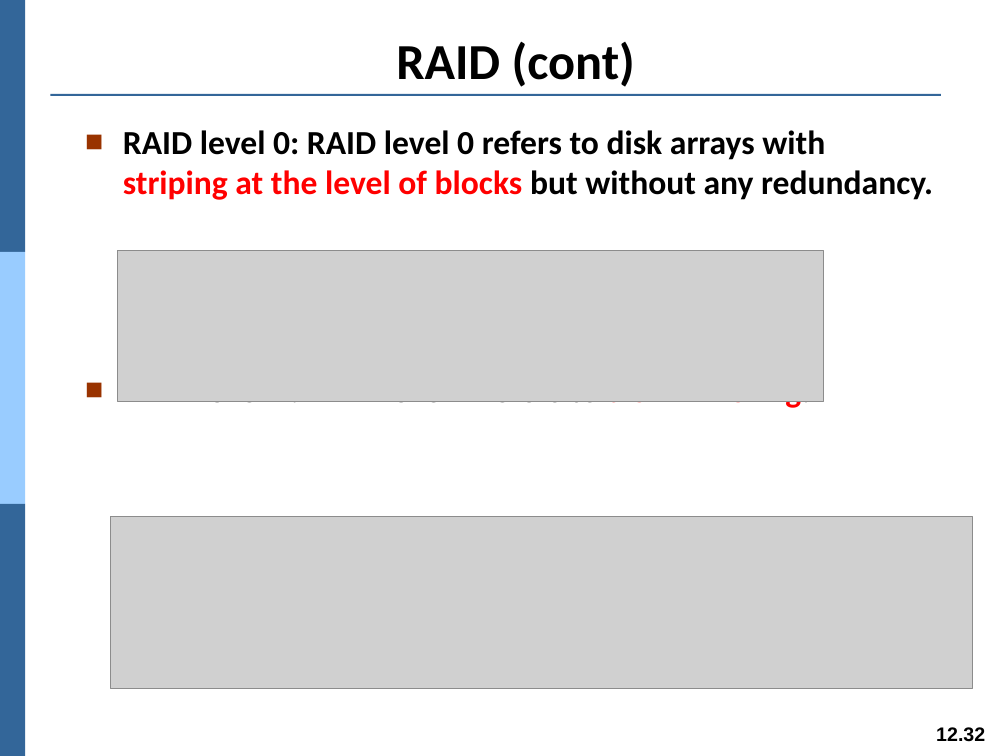
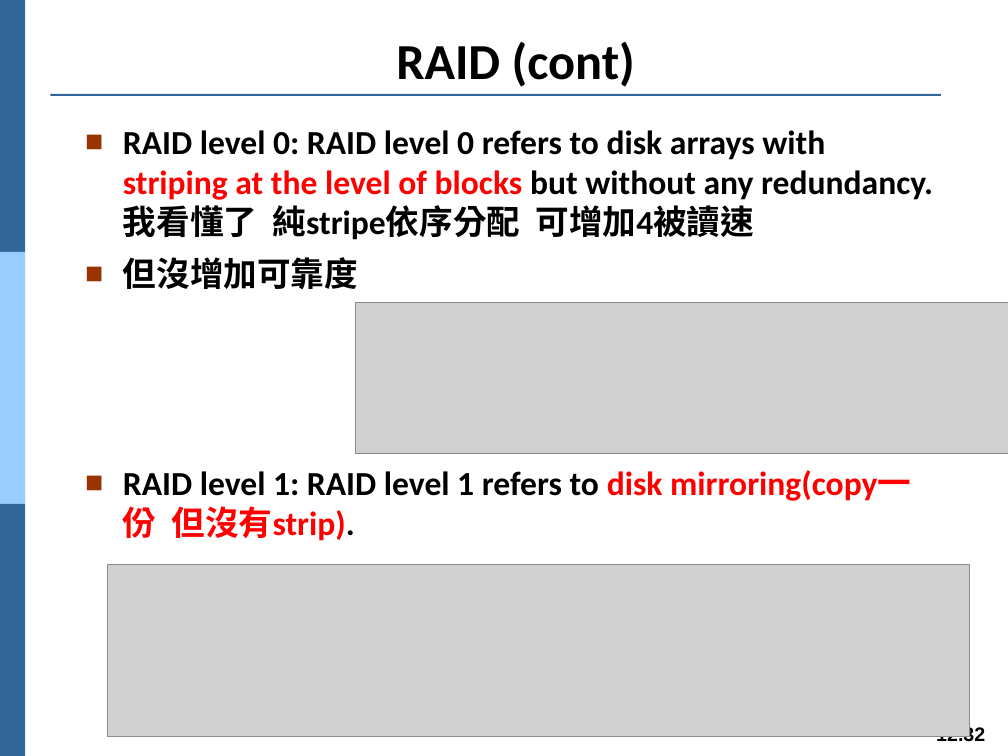
Before and after one commit to Yang09701194/OS_Learning, a slide deck: slide 32 of ch12.pptx. Drawn at 1008x756 pixels with LibreOffice and Linux fonts; fonts in the diff are those of the drawing; grey boxes stand for pictures. Boxes give left, top, right and bottom in pixels: in the first picture for what was removed or moved away, otherwise in the second. Text is boxed around its words. In the diff, an @@ line names an element or a change of style, - is before the commit and + after.

```diff
--- a/ch12.pptx
+++ b/ch12.pptx
@@ text at (123, 130, 933, 541): text changed @@
-■ RAID level 0: RAID level 0 refers to disk arrays with striping at the level of blocks but without any redundancy.
-■ RAID level 1: RAID level 1 refers to disk mirroring.
+■ RAID level 0: RAID level 0 refers to disk arrays with striping at the level of blocks but without any redundancy.我看懂了 純stripe依序分配 可增加4被讀速
+■ 但沒增加可靠度
+■ RAID level 1: RAID level 1 refers to disk mirroring(copy一份 但沒有strip).
@@ picture: place and size @@
-picture at (118, 250, 824, 401)
+picture at (356, 302, 1008, 454)
@@ picture: place and size @@
-picture at (110, 516, 972, 688)
+picture at (107, 564, 969, 737)
```
Also in this commit, not shown: 18 other slides changed.
